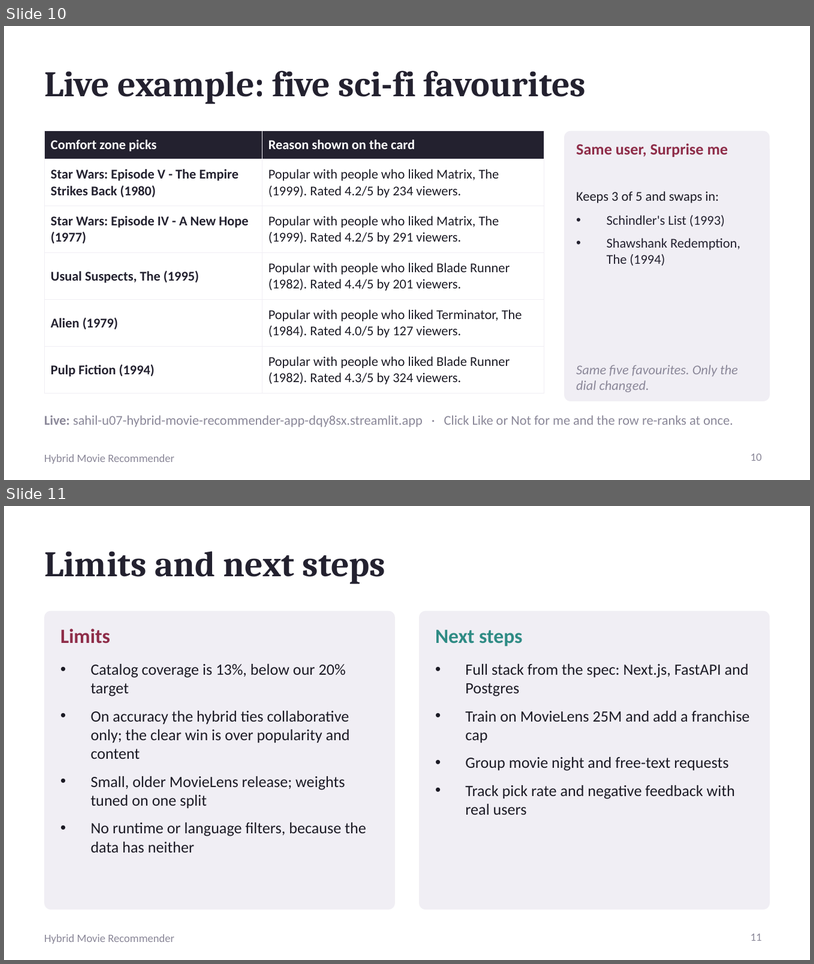
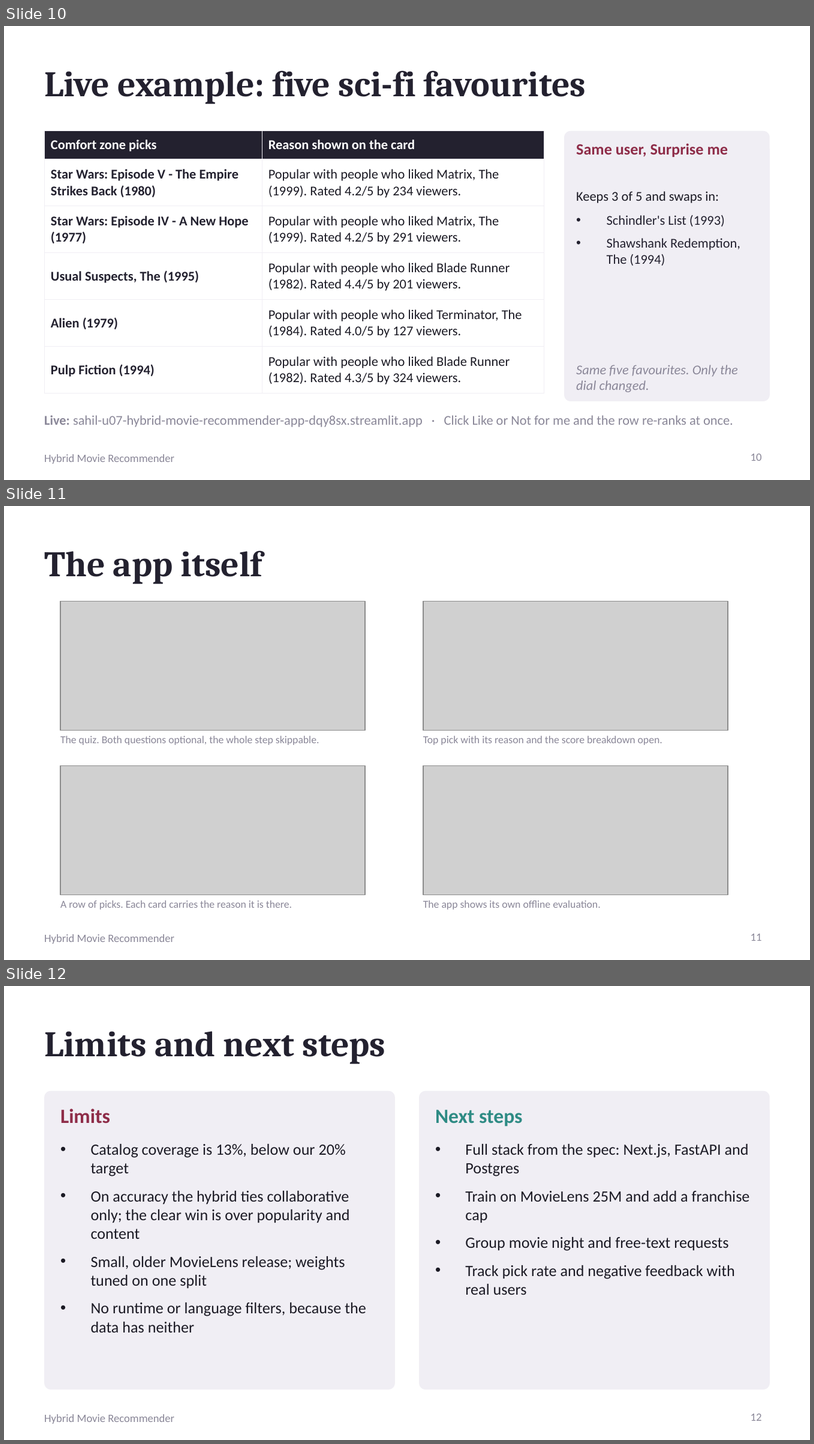
Before and after one commit to Sahil-u07/hybrid-movie-recommender, a slide deck: deck/Hybrid_Movie_Recommender.pptx. Shown one above the other, each under a label of ours: slides 10 and 11 before the commit, slides 10, 11 and 12 after it. The pictures are 814x964 and 814x1444 pixels, drawn with LibreOffice and Linux fonts; fonts in the diff are those of the drawing; grey boxes stand for pictures. Boxes give left, top, right and bottom in pixels: in the first picture for what was removed or moved away, otherwise in the second. Text is boxed around its words. In the diff, an @@ line names an element or a change of style, - is before the commit and + after.

Commit message:
Add screenshots, a detailed PDF report and a screenshots slide
Report.pdf is generated from the real evaluation output and screenshots of the
deployed app. The deck gains a slide showing the running interface.

```diff
--- a/deck/Hybrid_Movie_Recommender.pptx
+++ b/deck/Hybrid_Movie_Recommender.pptx
@@ slide 11 added at (4, 506, 810, 960), background #FFFFFF; not listed: 1 template element that a slide beside it also shows @@
@@ title added at (44, 550, 263, 584), 32 pt, text #23212F, bold @@
+The app itself
@@ picture added at (60, 601, 365, 730) @@
@@ picture added at (423, 601, 728, 730) @@
@@ text added at (60, 736, 320, 745), 9.5 pt, text #8A8798 @@
+The quiz. Both questions optional, the whole step skippable.
@@ text added at (423, 736, 663, 745), 9.5 pt, text #8A8798 @@
+Top pick with its reason and the score breakdown open.
@@ picture added at (60, 766, 365, 895) @@
@@ picture added at (423, 766, 728, 895) @@
@@ text added at (60, 900, 292, 909), 9.5 pt, text #8A8798 @@
+A row of picks. Each card carries the reason it is there.
@@ text added at (423, 900, 600, 909), 9.5 pt, text #8A8798 @@
+The app shows its own offline evaluation.
@@ page number added at (751, 933, 762, 940), 10 pt, text #8A8798 @@
+11
@@ what was slide 11 is now slide 12 @@
@@ page number at (751, 1413, 762, 1420): text changed @@
-11
+12
```
Also in this commit, not shown: 9 other files.
